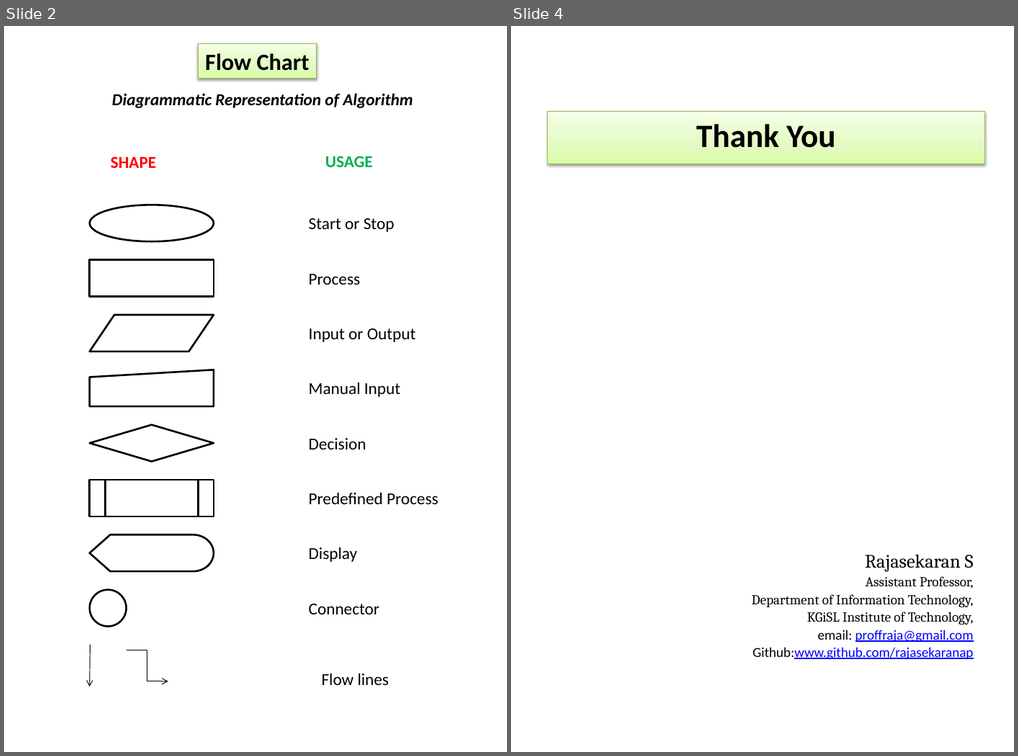
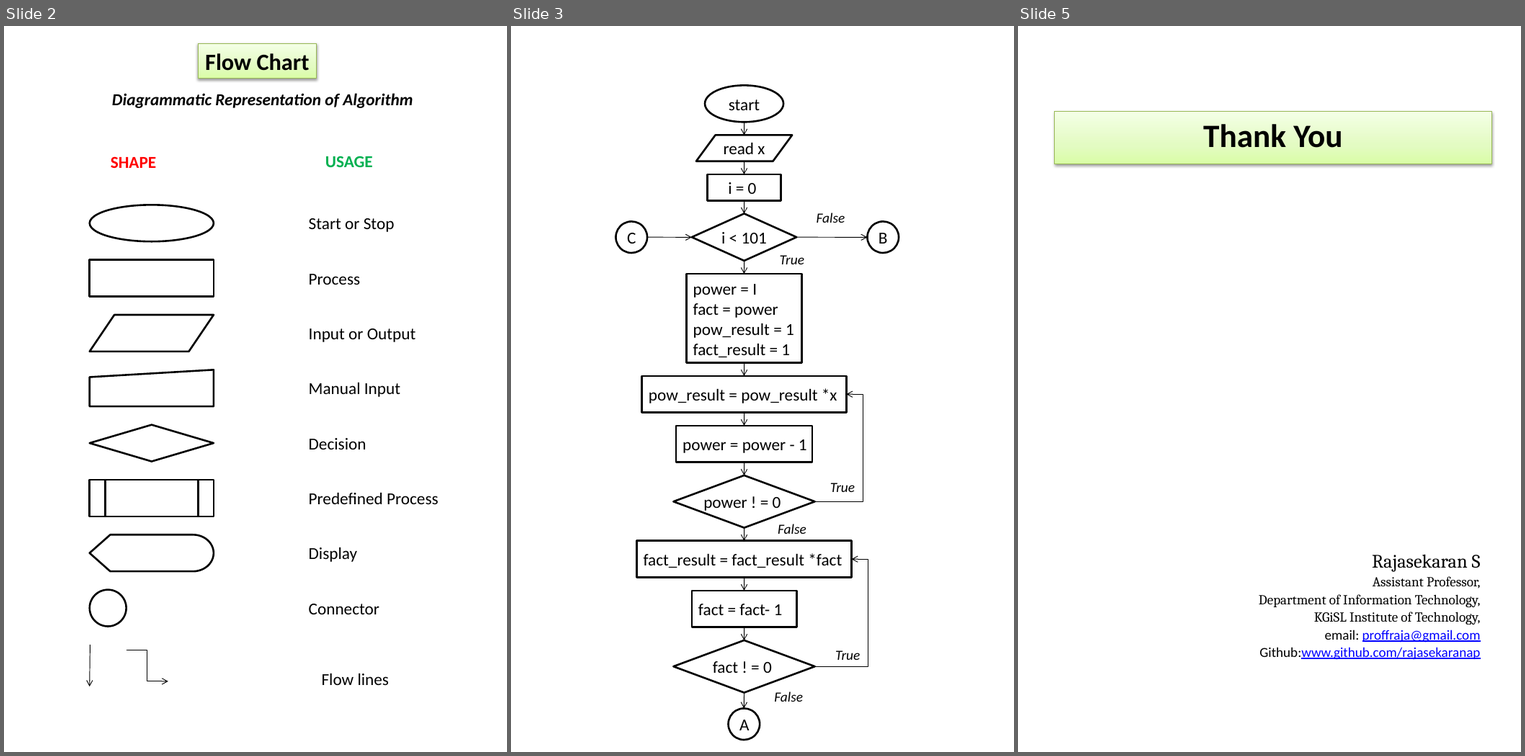
Before and after one commit to rajasekaran36/GE8151-Problem-Solving-and-Python-Programming, a slide deck: Lab/Ex 3 Exponentiation of a number/GE8151-E3-Flowchart.pptx. Shown side by side, each under a label of ours: slides 2 and 4 before the commit, slides 2, 3 and 5 after it; the slides between them are not shown. The pictures are 1018x756 and 1525x756 pixels, drawn with LibreOffice and Linux fonts; fonts in the diff are those of the drawing. Boxes give left, top, right and bottom in pixels: in the first picture for what was removed or moved away, otherwise in the second. Text is boxed around its words. In the diff, an @@ line names an element or a change of style, - is before the commit and + after.

```diff
--- a/Lab/Ex 3 Exponentiation of a number/GE8151-E3-Flowchart.pptx
+++ b/Lab/Ex 3 Exponentiation of a number/GE8151-E3-Flowchart.pptx
@@ slide 3 added at [511,26,1014,752], background #FFFFFF @@
@@ group added at [615,86,898,740]: 13 arrows, 6 rectangles, 6 texts, 4 ellipses, 3 diamonds, 2 elbow arrows, 1 flow chart input output @@
+start
+read x
+i = 0
+i < 101
+power = I
+fact = power
+pow_result = 1
+fact_result = 1
+power ! = 0
+pow_result = pow_result *x
+power = power - 1
+fact ! = 0
+fact_result = fact_result *fact
+fact = fact- 1
+A
+B
+True
+True
+False
+False
+False
+True
+C
@@ what was slide 4 is now slide 5 @@
```
Also in this commit, not shown: 1 other slide added, 1 slide removed, 3 other files.
